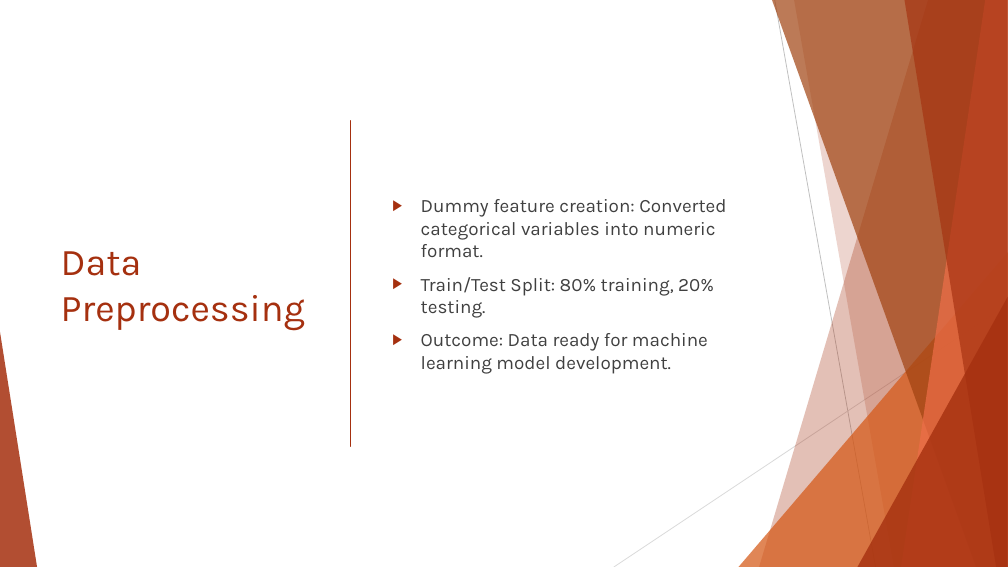
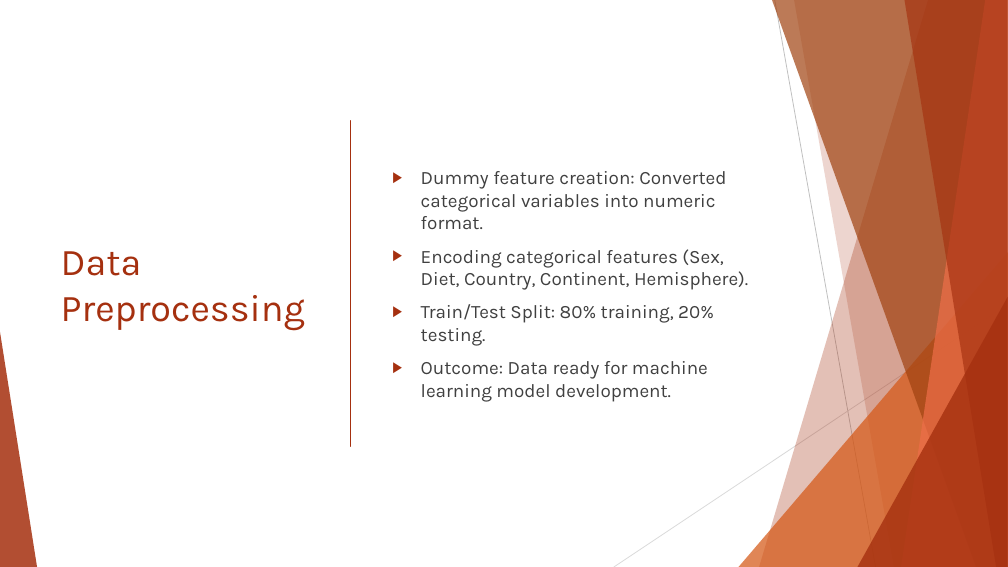
Before and after one commit to nileshsuresh/DataScienceCapstone2, a slide deck: slide 10 of reports/Capstone 2 Project Presentation.pptx. Drawn at 1008x567 pixels with LibreOffice and Linux fonts; fonts in the diff are those of the drawing. Boxes give left, top, right and bottom in pixels: in the first picture for what was removed or moved away, otherwise in the second. Text is boxed around its words. In the diff, an @@ line names an element or a change of style, - is before the commit and + after.

```diff
--- a/reports/Capstone 2 Project Presentation.pptx
+++ b/reports/Capstone 2 Project Presentation.pptx
@@ text at [421,249,748,290]: paragraph added @@
+▶ Encoding categorical features (Sex, Diet, Country, Continent, Hemisphere).
```
Also in this commit, not shown: 1 other slide changed.
